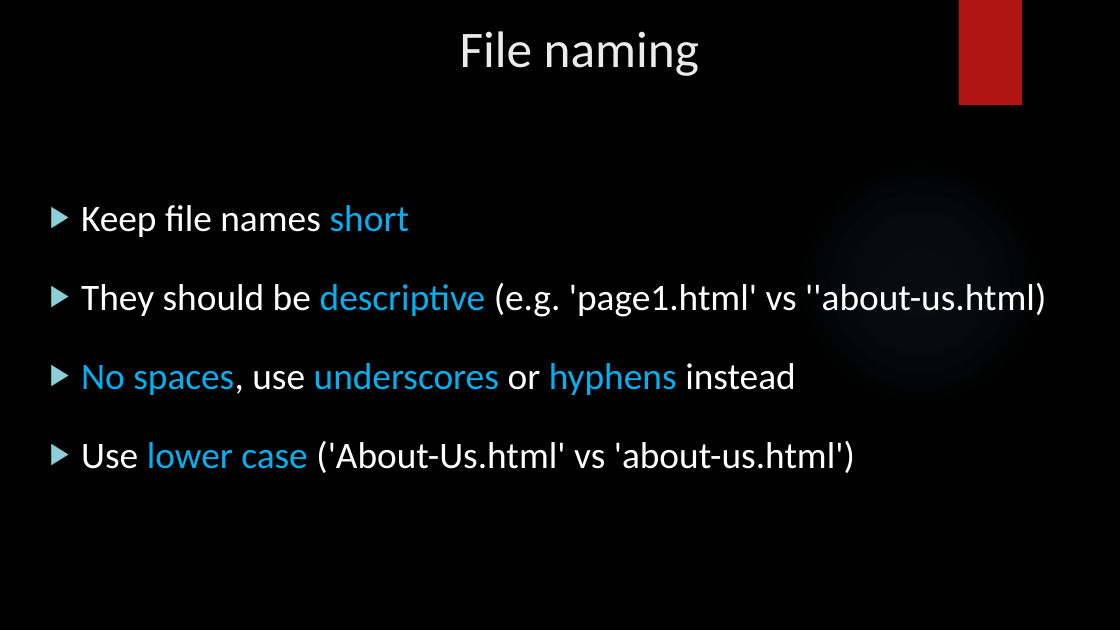
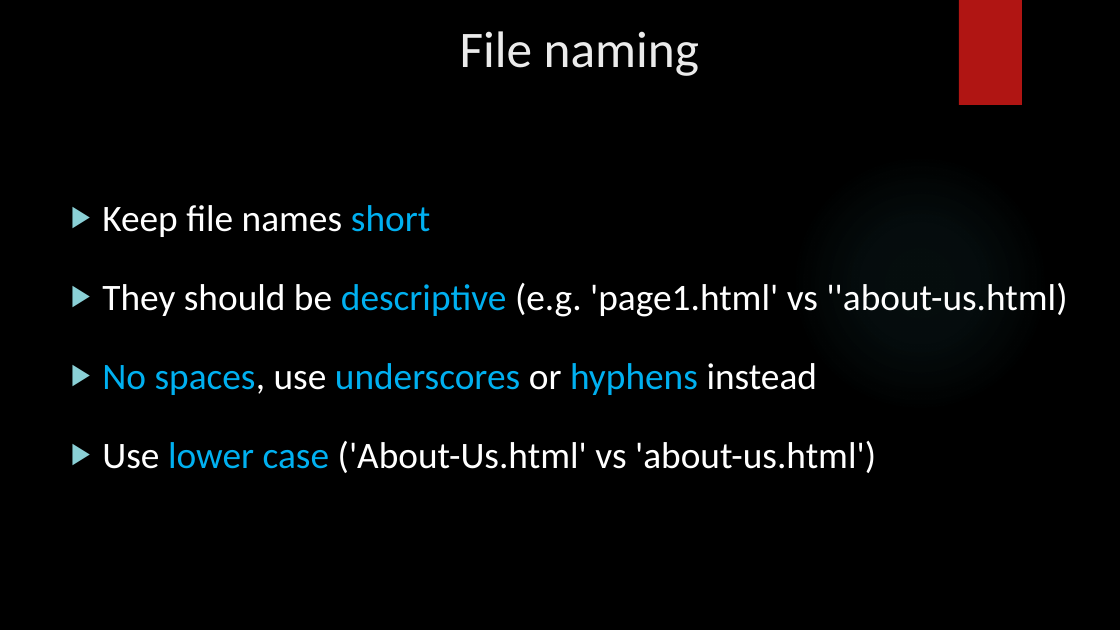
Before and after one commit to BachAmadou/code-lectures, a slide deck: slide 42 of HTML/HTML.pptx (slide 36 before the commit). Drawn at 1120x630 pixels with LibreOffice and Linux fonts; fonts in the diff are those of the drawing; background and template pictures are left out. Boxes give left, top, right and bottom in pixels: in the first picture for what was removed or moved away, otherwise in the second. Text is boxed around its words. In the diff, an @@ line names an element or a change of style, - is before the commit and + after.

```diff
--- a/HTML/HTML.pptx
+++ b/HTML/HTML.pptx
@@ text "Keep file names short" moved from (x1=81, y1=205, x2=1046, y2=473) to (x1=102, y1=205, x2=1068, y2=473) @@
```
Also in this commit, not shown: 7 other slides changed, 6 slides added, 42 other files.
